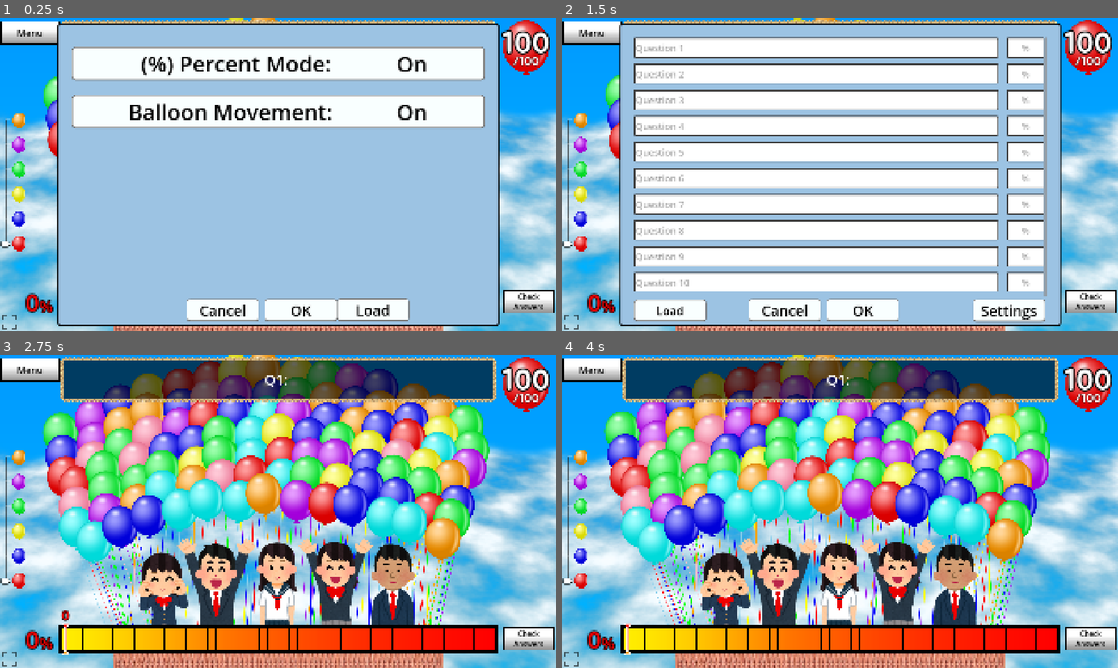
Above: before the commit, frames 1-4 (two rows, left to right).
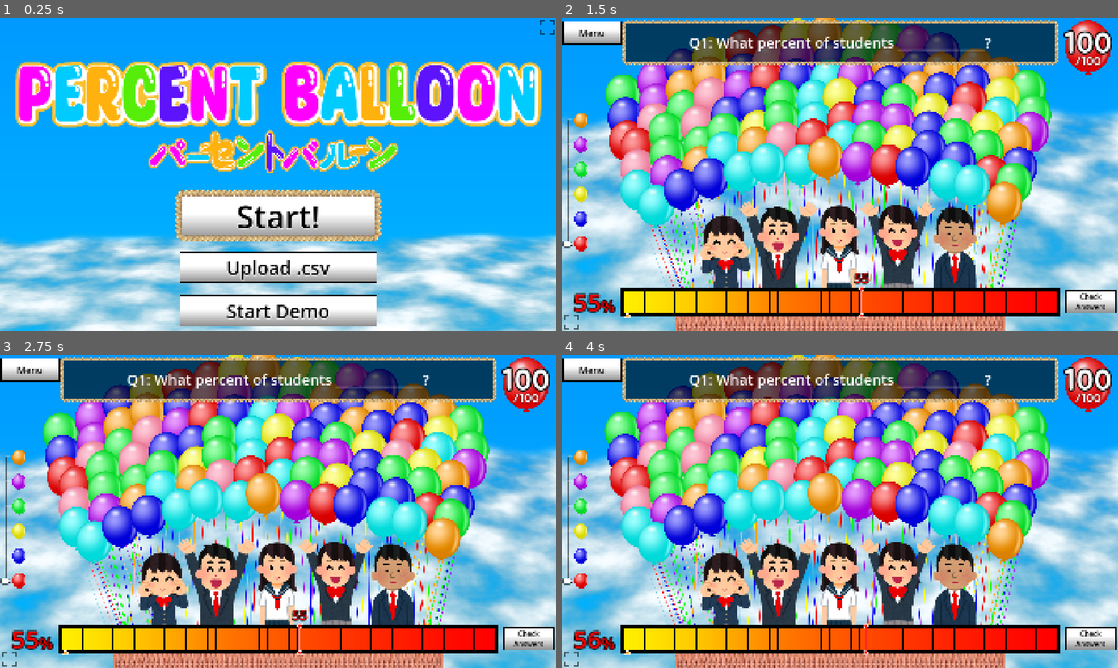
Above: after the commit, the same moments.

Repository: kaatissensei/percent-balloon-mobile
Game: Godot game, scene res://BalloonScene.tscn
Same seed, same stepped clock (60 frames per second), same inputs: the game is played once before the commit and once after it.
Inputs (mouse positions are in pixels of both pictures, inside the frame that each line leads up to):
- Up to frame 1 (0.25 s): no input
- Up to frame 2 (1.5 s): click (840, 215) at 0.5 s, where only the run after the commit has a clickable "Start!"; click (862, 309) at 1.25 s, where only the run before the commit has a clickable "OK"
- Up to frame 3 (2.75 s): click (300, 646) at 2 s, where only the run before the commit has a clickable "OK"
- Up to frame 4 (4 s): hold Right (ui_right) 2.78-3.53 s; hold Down (ui_down) from 3.53 s (still down)

The runs differ from the first frame. In frame 1, 89% of the frame differs, in the area x 0-100%, y 0-100%; in frame 2, 74%; in frame 3, 1.2%; in frame 4, 1.0%.

Commit message:
Also to put it in the right folder

Diff:
--- a/project/BalloonScene.tscn
+++ b/project/BalloonScene.tscn
@@ -760,6 +760,7 @@
 
 [node name="QuestionMenu" type="Panel" parent="CanvasLayer/MainScene"]
 unique_name_in_owner = true
+visible = false
 z_index = 100
 layout_mode = 1
 anchors_preset = 8
@@ -1099,6 +1100,7 @@
 
 [node name="SettingsMenu" type="Panel" parent="CanvasLayer/MainScene/QuestionMenu"]
 unique_name_in_owner = true
+visible = false
 layout_mode = 1
 anchors_preset = 15
 anchor_right = 1.0
@@ -1357,7 +1359,6 @@
 
 [node name="ResultsScreen" type="TextureRect" parent="CanvasLayer"]
 unique_name_in_owner = true
-visible = false
 z_index = 10
 anchors_preset = 15
 anchor_right = 1.0
@@ -2003,7 +2004,6 @@
 
 [node name="MainMenu" type="TextureRect" parent="CanvasLayer"]
 unique_name_in_owner = true
-visible = false
 z_index = 100
 anchors_preset = 15
 anchor_right = 1.0
